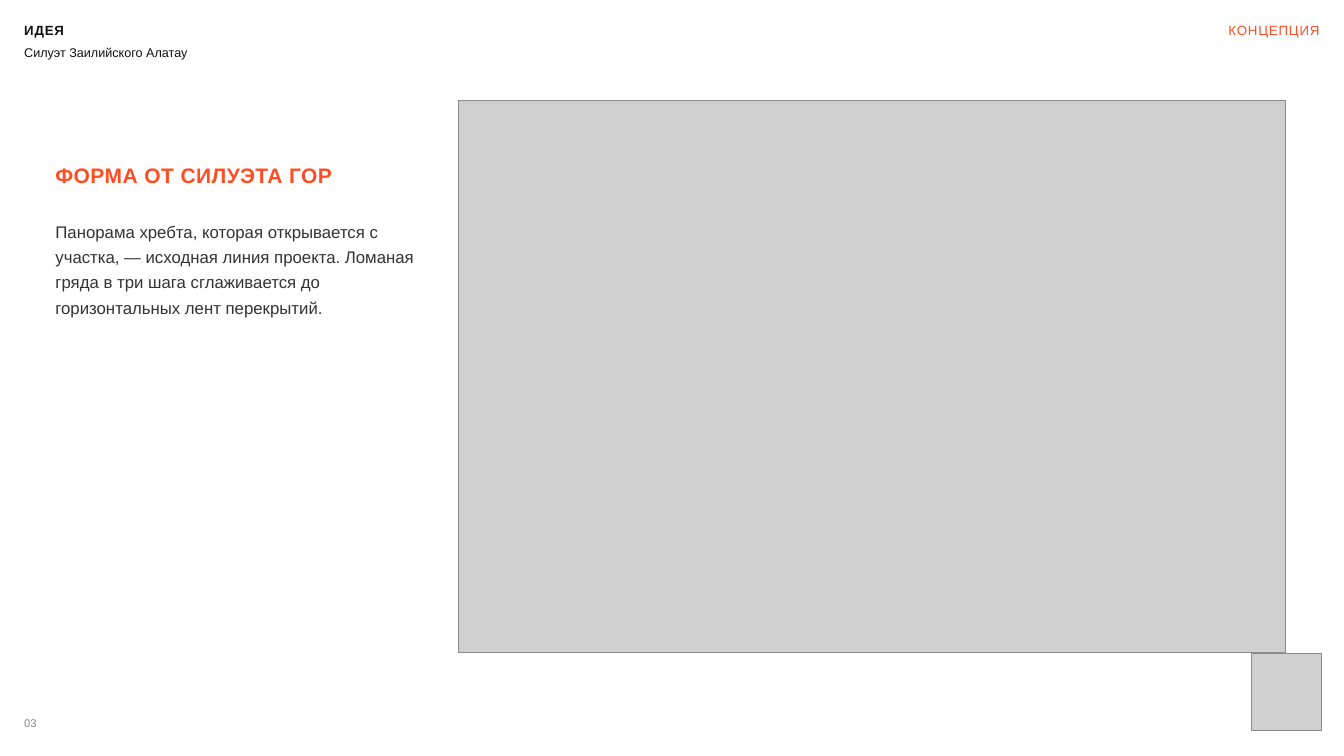
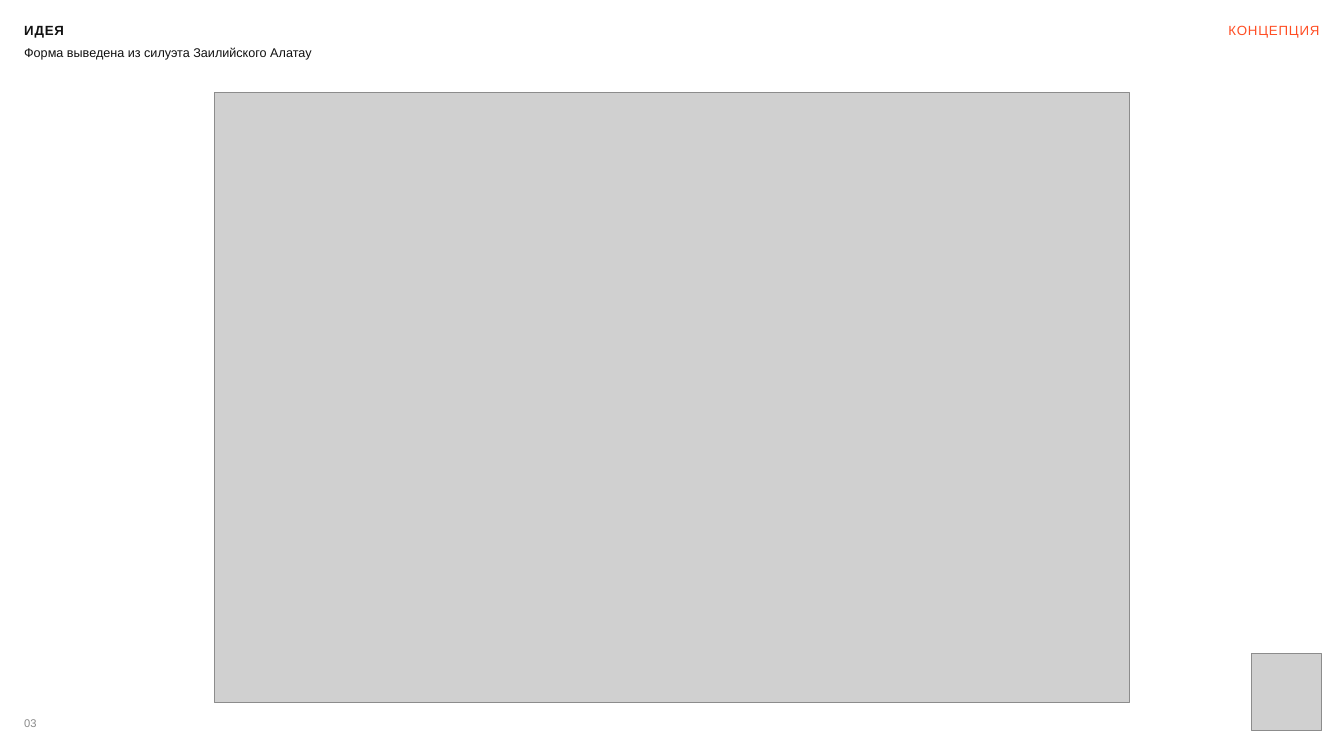
Before and after one commit to kzmeir/most, a slide deck: slide 3 of presentations/aurora-hotel/MOST_Bukhtarminskaya_akimat.pptx. Drawn at 1344x756 pixels with LibreOffice and Linux fonts; fonts in the diff are those of the drawing; grey boxes stand for pictures. Boxes give left, top, right and bottom in pixels: in the first picture for what was removed or moved away, otherwise in the second. Text is boxed around its words. In the diff, an @@ line names an element or a change of style, - is before the commit and + after.

```diff
--- a/presentations/aurora-hotel/MOST_Bukhtarminskaya_akimat.pptx
+++ b/presentations/aurora-hotel/MOST_Bukhtarminskaya_akimat.pptx
@@ text at bbox=[24, 47, 311, 60]: text changed @@
-Силуэт Заилийского Алатау
+Форма выведена из силуэта Заилийского Алатау
@@ picture: place and size @@
-picture at bbox=[459, 101, 1286, 652]
+picture at bbox=[215, 93, 1129, 703]
@@ text removed at bbox=[55, 168, 332, 184] @@
-ФОРМА ОТ СИЛУЭТА ГОР
@@ text removed at bbox=[55, 226, 414, 318] @@
-Панорама хребта, которая открывается с участка, — исходная линия проекта. Ломаная гряда в три шага сглаживается до горизонтальных лент перекрытий.
```
Also in this commit, not shown: 13 other slides changed, 3 slides added, 5 slides removed, 5 other files.
